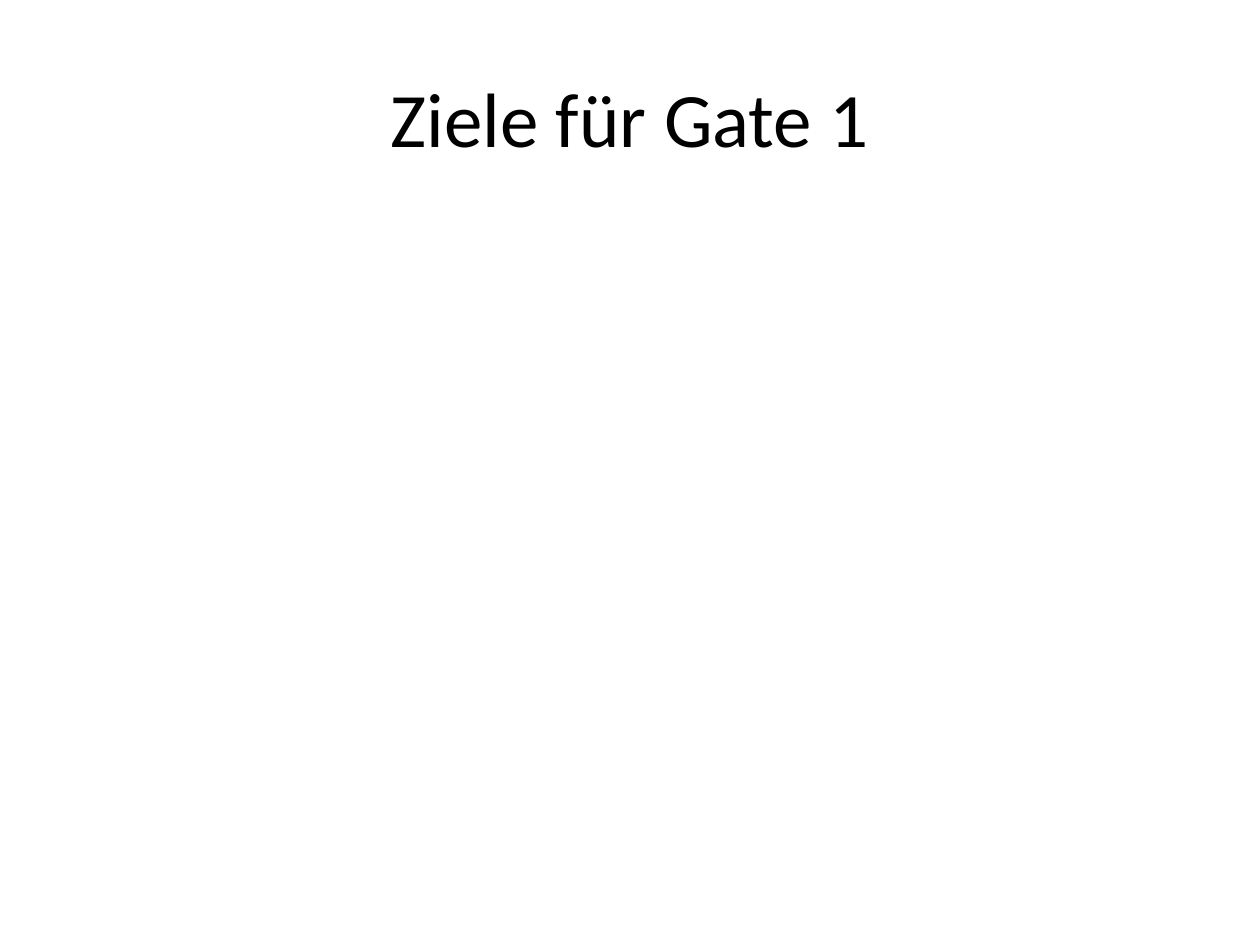
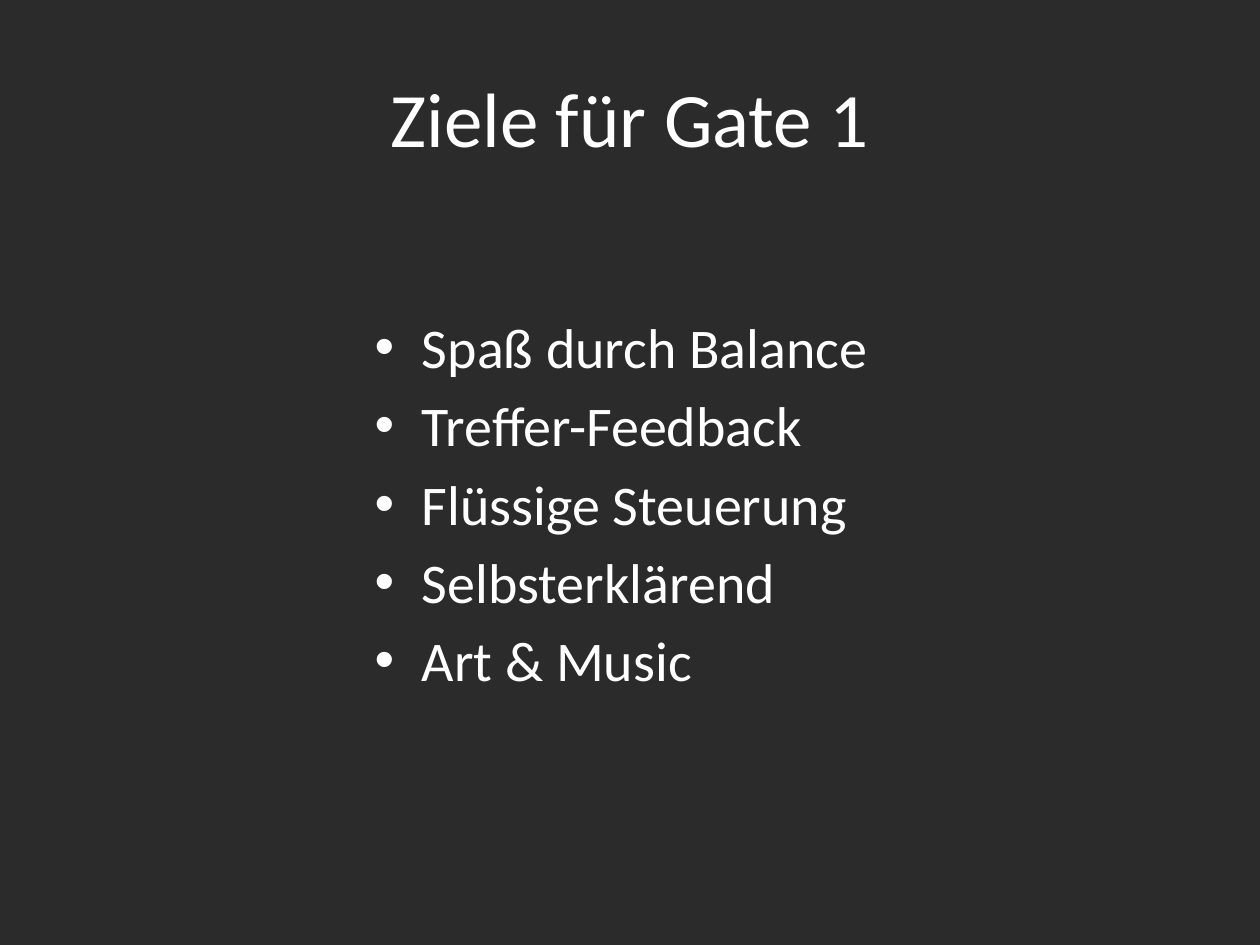
Before and after one commit to Assertores/HammerMan, a slide deck: slide 13 of Documentation/Hammer Man.pptx (slide 12 before the commit). Drawn at 1260x945 pixels with LibreOffice and Linux fonts; fonts in the diff are those of the drawing; background and template pictures are left out; a plain dark background stands for a picture behind light text. Boxes give left, top, right and bottom in pixels: in the first picture for what was removed or moved away, otherwise in the second. Text is boxed around its words. In the diff, an @@ line names an element or a change of style, - is before the commit and + after.

```diff
--- a/Documentation/Hammer Man.pptx
+++ b/Documentation/Hammer Man.pptx
@@ background #FFFFFF to picture (left out) @@
@@ title "Ziele für Gate 1" at (x1=391, y1=93, x2=868, y2=148): text colour #000000 to #FFFFFF @@
@@ text added at (x1=422, y1=329, x2=867, y2=682), 32 pt, text #FFFFFF @@
+• Spaß durch Balance
+• Treffer-Feedback
+• Flüssige Steuerung
+• Selbsterklärend
+• Art & Music
```
Also in this commit, not shown: 10 other slides changed, 3 slides added, 2 slides removed, 5 other files.
